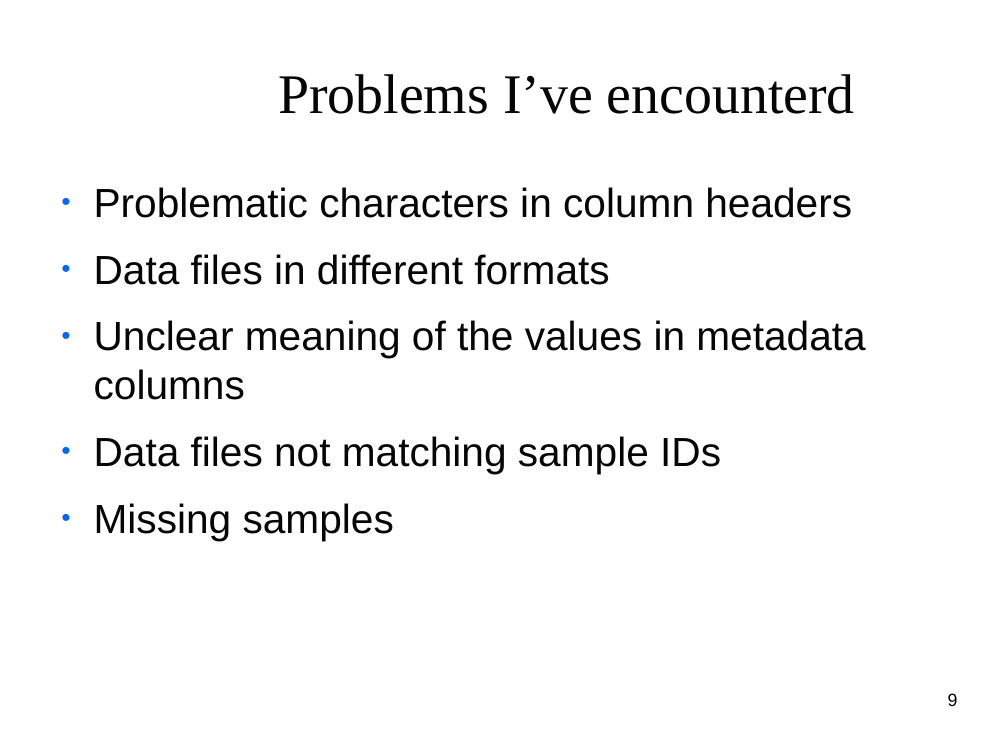
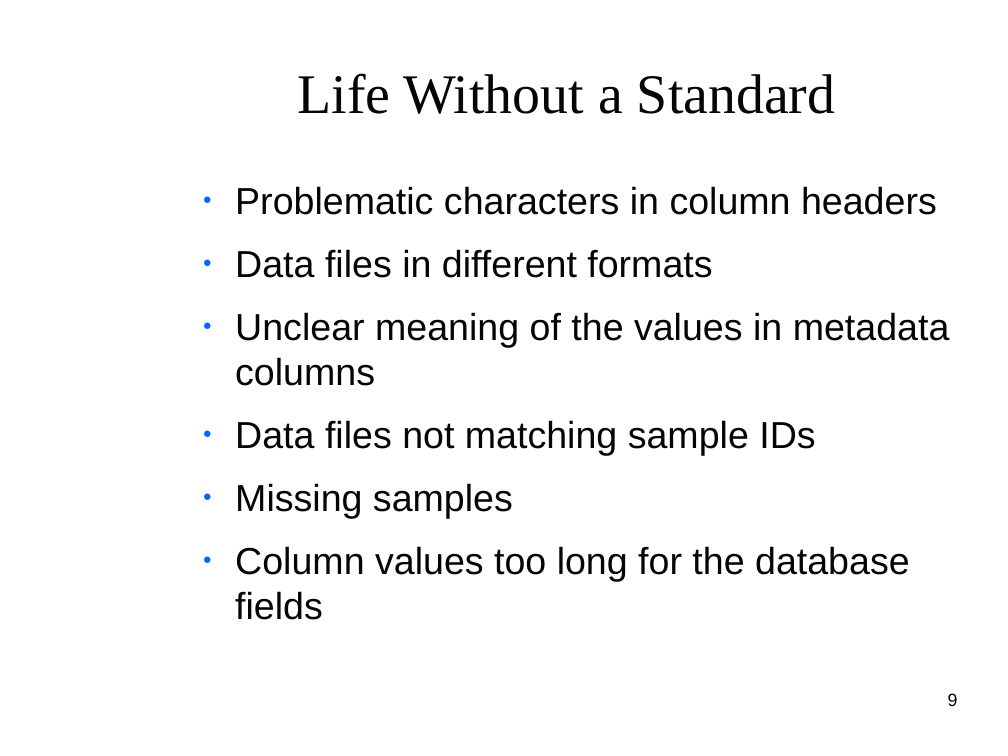
Before and after one commit to clemente-lab/mmeds-meta, a slide deck: slide 9 of sql/mmeds.odp. Drawn at 1008x756 pixels with LibreOffice and Linux fonts; fonts in the diff are those of the drawing; background and template pictures are left out. Boxes give left, top, right and bottom in pixels: in the first picture for what was removed or moved away, otherwise in the second. Text is boxed around its words. In the diff, an @@ line names an element or a change of style, - is before the commit and + after.

```diff
--- a/sql/mmeds.odp
+++ b/sql/mmeds.odp
@@ title at (x1=298, y1=73, x2=836, y2=114): text changed @@
-Problems I’ve encounterd
+Life Without a Standard
@@ text "Problematic characters in column headers" moved from (x1=94, y1=187, x2=865, y2=540) to (x1=235, y1=186, x2=950, y2=620) @@
@@ text at (x1=235, y1=186, x2=950, y2=519): size 32 to 29.6 pt in "Problematic characters in column headers", "Data files in different formats", "Unclear meaning of the values in metadata ...", "Data files not matching sample IDs" and 1 more places @@
@@ text at (x1=235, y1=546, x2=910, y2=620): paragraph added @@
+● Column values too long for the database fields
```
Also in this commit, not shown: 6 other slides changed, 4 slides added, 3 slides removed, 25 other files.
